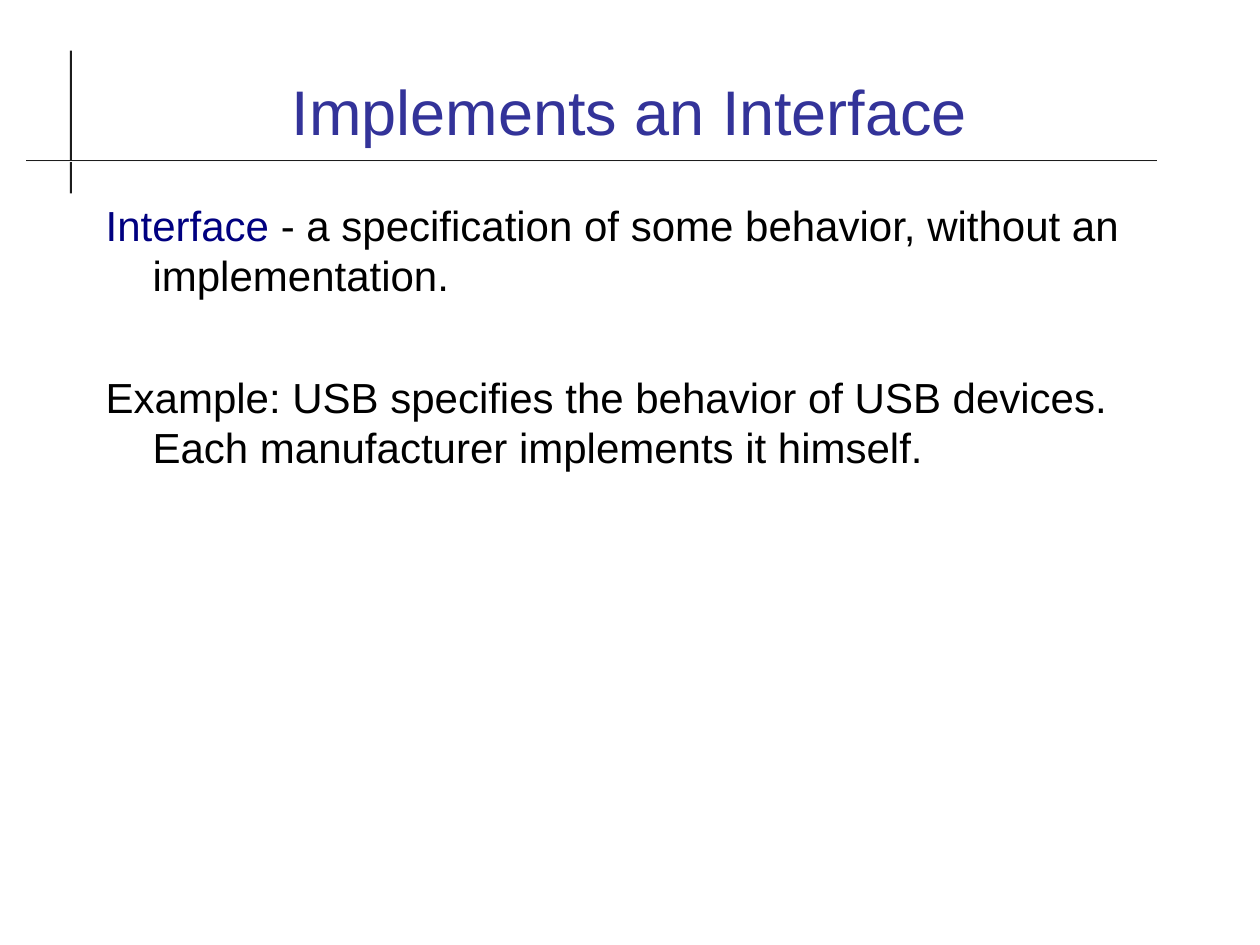
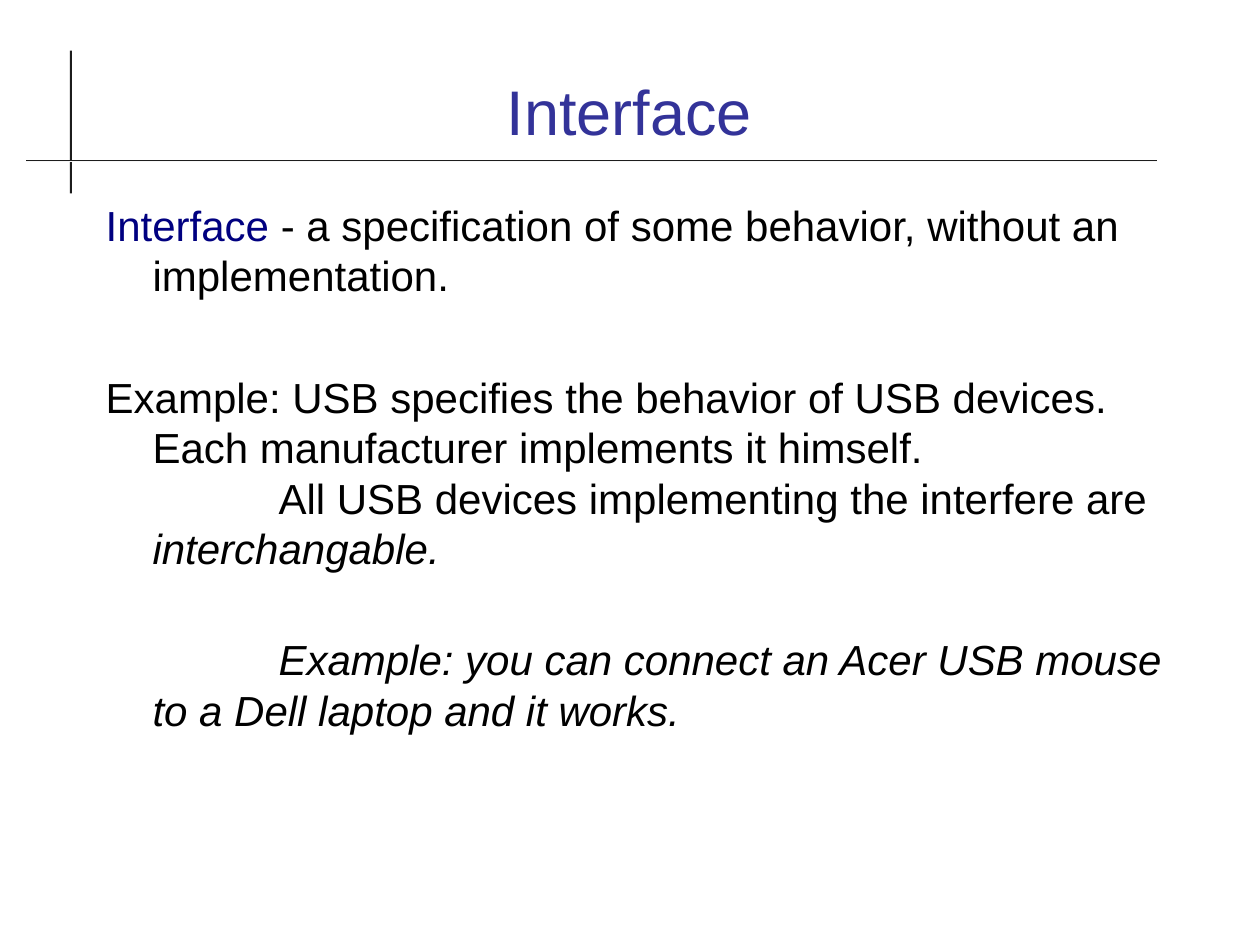
Before and after one commit to cpske/ISP, a slide deck: slide 34 of uml/UML-Class-Diagram.odp. Drawn at 1260x945 pixels with LibreOffice and Linux fonts; fonts in the diff are those of the drawing. Boxes give left, top, right and bottom in pixels: in the first picture for what was removed or moved away, otherwise in the second. Text is boxed around its words. In the diff, an @@ line names an element or a change of style, - is before the commit and + after.

```diff
--- a/uml/UML-Class-Diagram.odp
+++ b/uml/UML-Class-Diagram.odp
@@ title at (507,89,752,136): text changed @@
-Implements an Interface
+Interface
@@ text at (106,382,1161,734): text changed @@
-Example: USB specifies the behavior of USB devices. Each manufacturer implements it himself.
+Example: USB specifies the behavior of USB devices. Each manufacturer implements it himself.
+All USB devices implementing the interfere are interchangable.
+Example: you can connect an Acer USB mouse to a Dell laptop and it works.
```
Also in this commit, not shown: 8 other slides changed, 1 other file.
